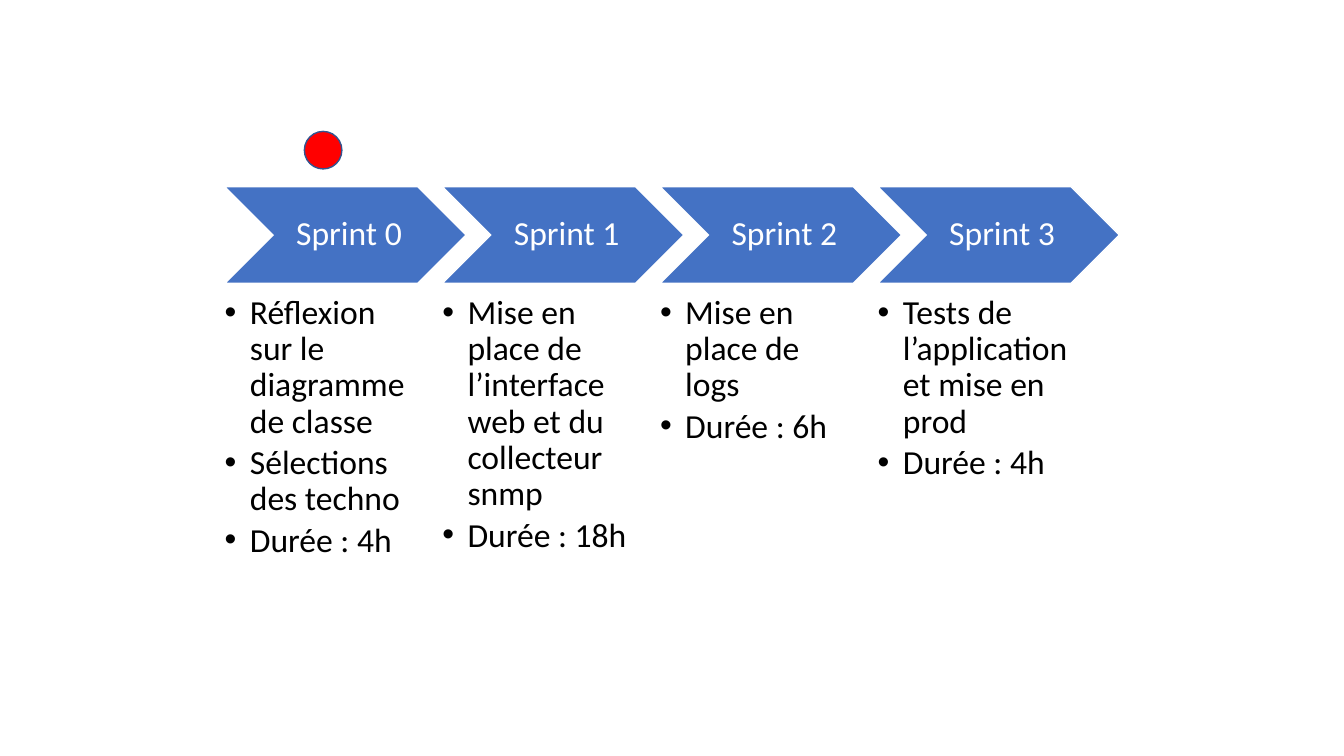
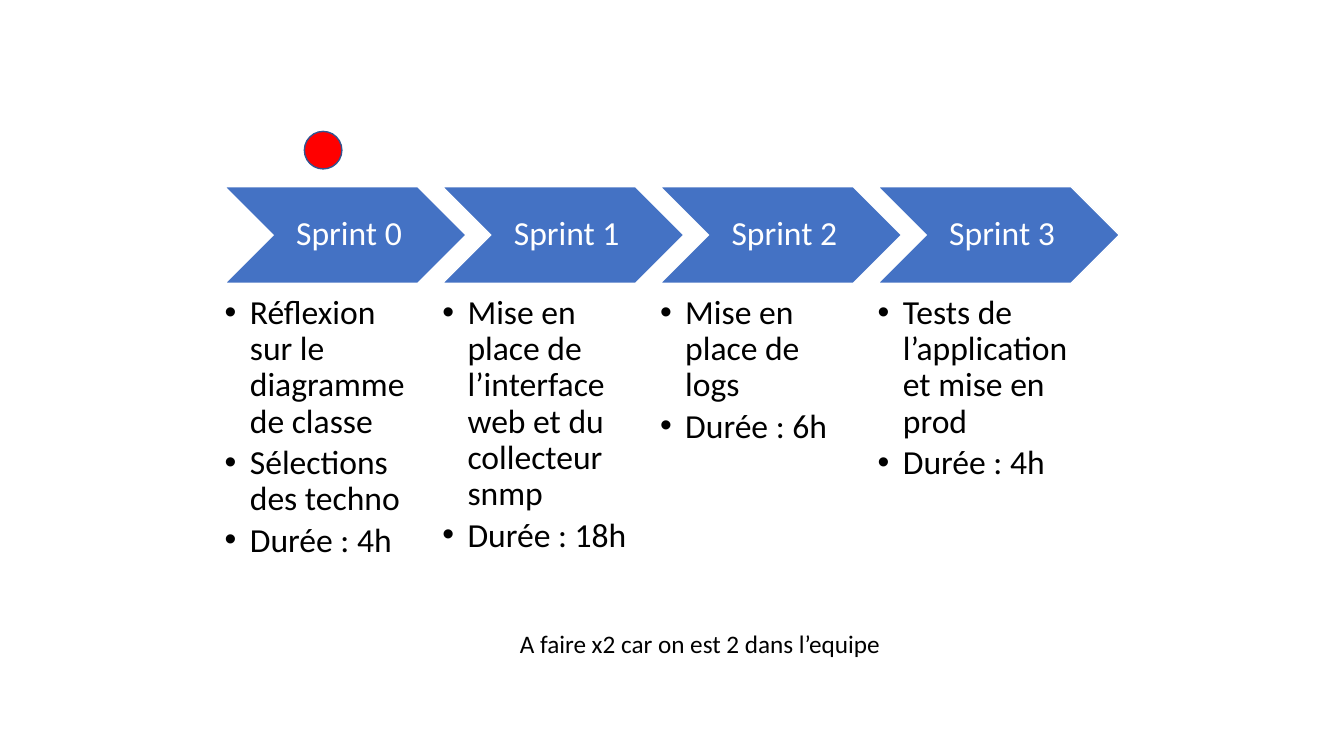
Before and after one commit to NicolasBoulard/Soup, a slide deck: slide 1 of Documentation/Sprint planning.pptx. Drawn at 1344x756 pixels with LibreOffice and Linux fonts; fonts in the diff are those of the drawing. Boxes give left, top, right and bottom in pixels: in the first picture for what was removed or moved away, otherwise in the second. Text is boxed around its words. In the diff, an @@ line names an element or a change of style, - is before the commit and + after.

```diff
--- a/Documentation/Sprint planning.pptx
+++ b/Documentation/Sprint planning.pptx
@@ text added at (520, 635, 880, 657), 18 pt, text #000000 @@
+A faire x2 car on est 2 dans l’equipe
```
Also in this commit, not shown: 4 other files.
